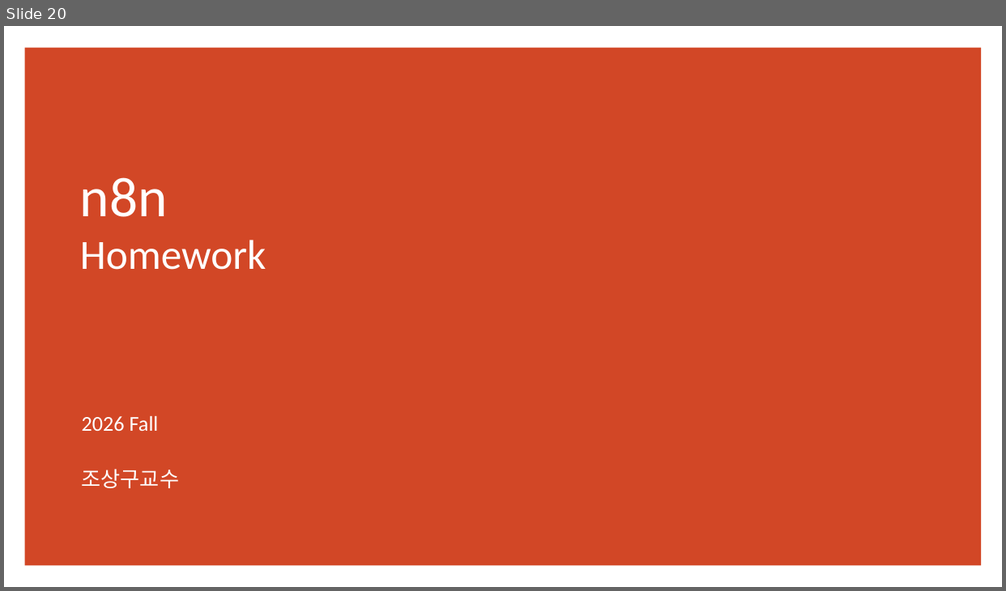
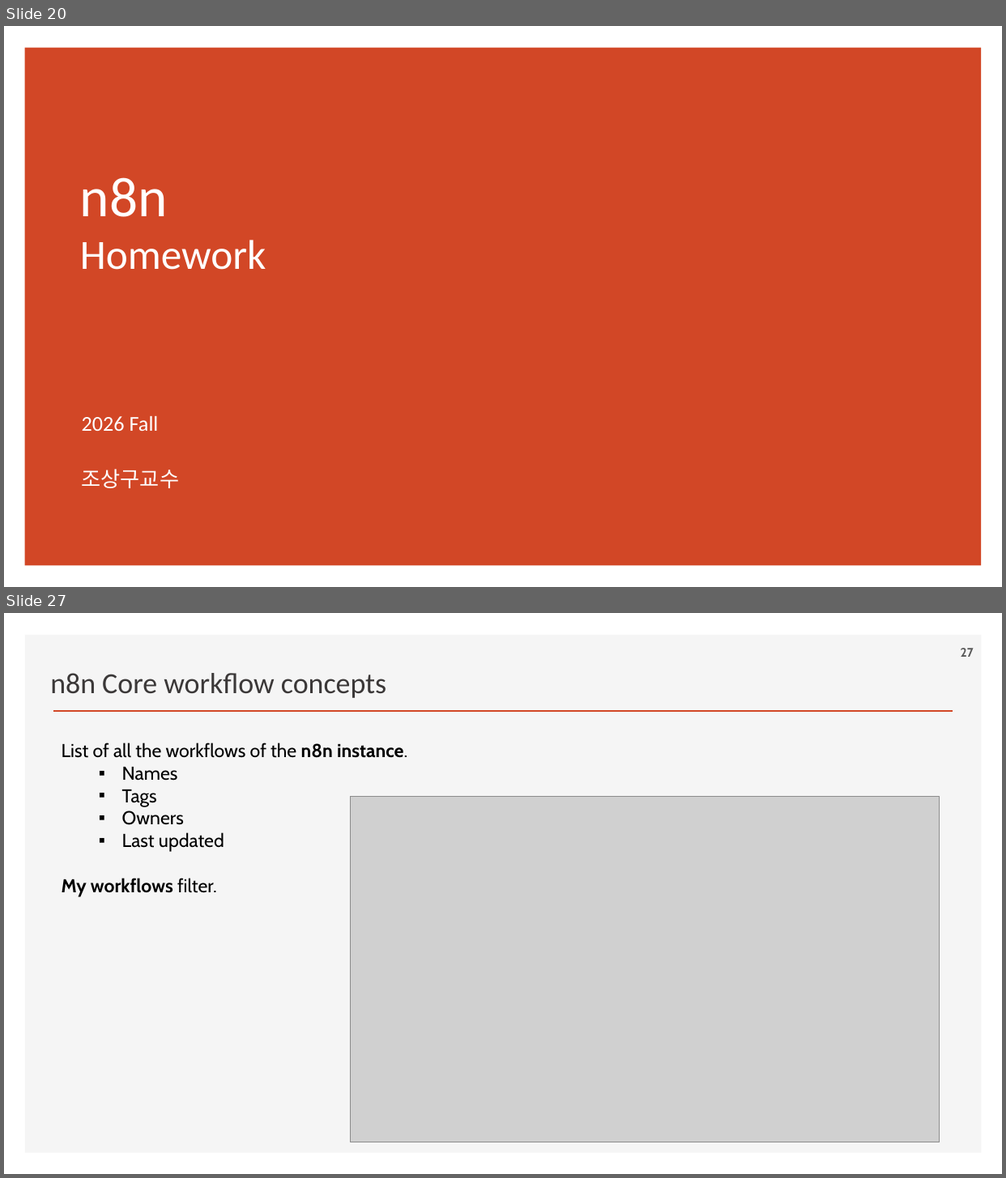
Before and after one commit to ancestor9/2026_Fall_Learning-Langchain-AI-Agent, a slide deck: PPTs/04_AI Workflow_n8n.pptx. Shown one above the other, each under a label of ours: slide 20 before the commit, slides 20 and 27 after it; the slides between them are not shown. The pictures are 1006x591 and 1006x1178 pixels, drawn with LibreOffice and Linux fonts; fonts in the diff are those of the drawing; grey boxes stand for pictures; background and template pictures are left out. Boxes give left, top, right and bottom in pixels: in the first picture for what was removed or moved away, otherwise in the second. Text is boxed around its words. In the diff, an @@ line names an element or a change of style, - is before the commit and + after.

```diff
--- a/PPTs/04_AI Workflow_n8n.pptx
+++ b/PPTs/04_AI Workflow_n8n.pptx
@@ slide 27 added at (4, 613, 1002, 1174), background #FFFFFF @@
@@ rectangle added at (25, 635, 982, 1153), fill #F5F5F5 @@
@@ page number added at (961, 648, 974, 657), 12 pt, text #595959, bold @@
+27
@@ text added at (50, 673, 386, 698), 28 pt, text #3B3838 @@
+n8n Core workflow concepts
@@ line added from (53, 711) to (953, 711), #D24726 2 pt @@
@@ text added at (62, 743, 407, 897), 18 pt, text #000000 @@
+List of all the workflows of the n8n instance.
+  ▪ Names
+  ▪ Tags
+  ▪ Owners
+  ▪ Last updated
+My workflows filter.
@@ picture added at (350, 796, 939, 1142) @@
```
Also in this commit, not shown: 5 slides changed, 9 other slides added.
